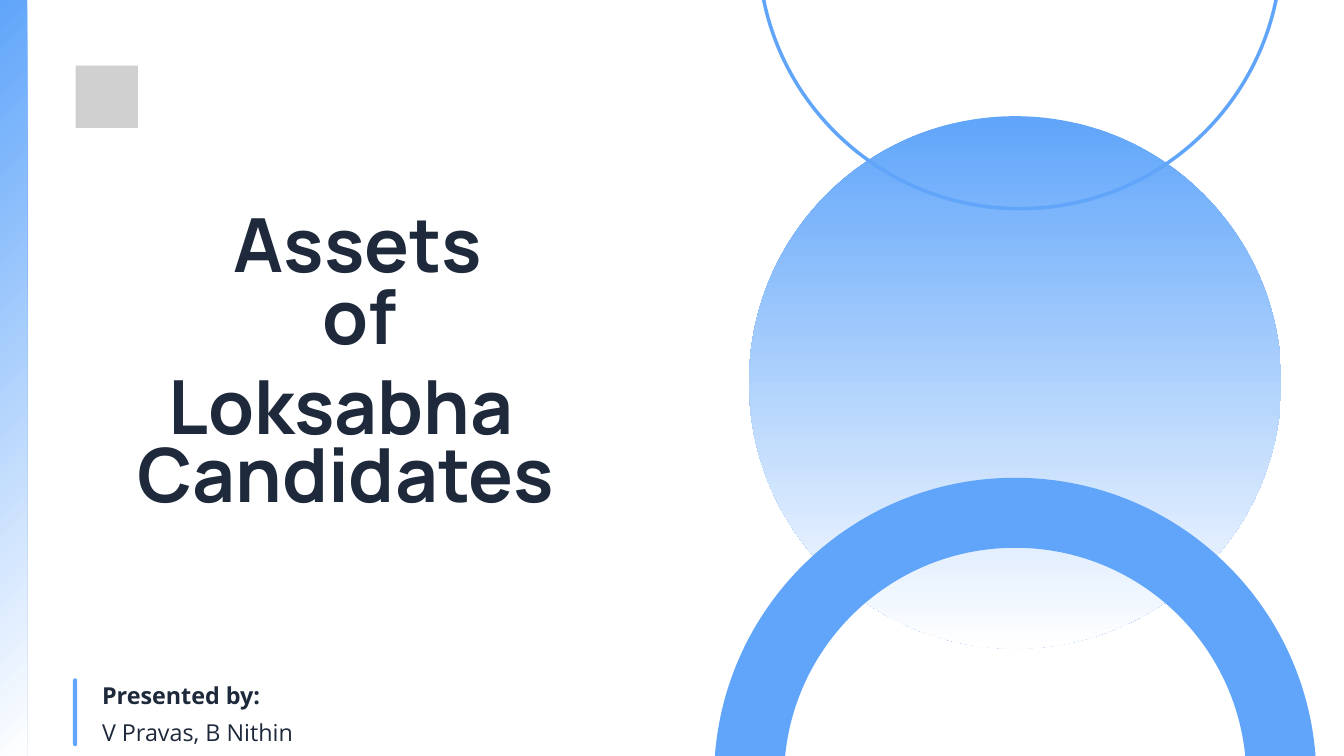
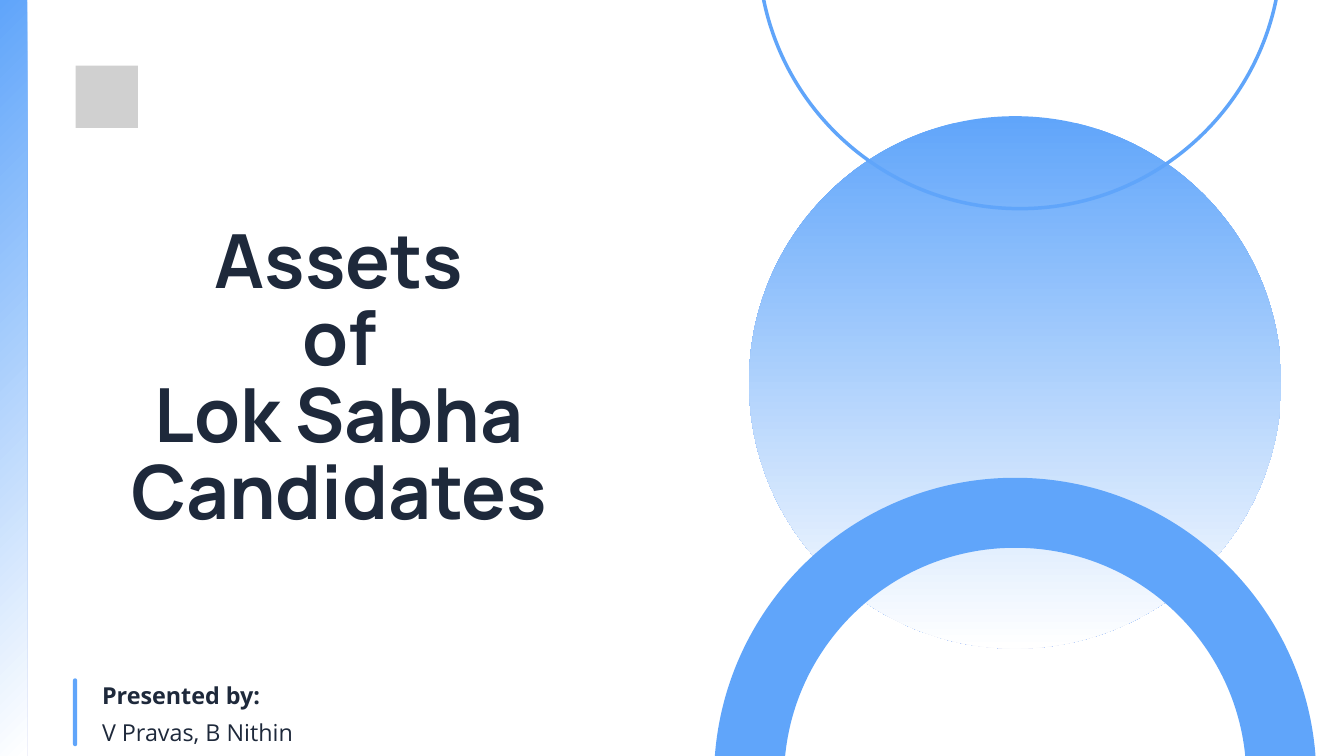
Before and after one commit to Bhupathi-Nithin-Agnihotri/DCV-Project, a slide deck: slide 1 of DCV-Project.pptx. Drawn at 1344x756 pixels with LibreOffice and Linux fonts; fonts in the diff are those of the drawing; grey boxes stand for pictures. Boxes give left, top, right and bottom in pixels: in the first picture for what was removed or moved away, otherwise in the second. Text is boxed around its words. In the diff, an @@ line names an element or a change of style, - is before the commit and + after.

```diff
--- a/DCV-Project.pptx
+++ b/DCV-Project.pptx
@@ text "Assets": place and size @@
-text "Assets" at (234, 218, 482, 292)
+text "Assets" at (131, 234, 547, 520)
@@ text at (215, 234, 463, 289): alignment justified to centre; line spacing 112pt to 82.4pt @@
@@ text removed at (323, 289, 397, 345) @@
-of
@@ text at (131, 310, 547, 520): paragraphs added @@
+of
+Lok Sabha
+Candidates
@@ text removed at (169, 380, 513, 454) @@
-Loksabha
@@ text removed at (138, 433, 554, 503) @@
-Candidates
```
Also in this commit, not shown: 10 other slides changed, 1 other file.
